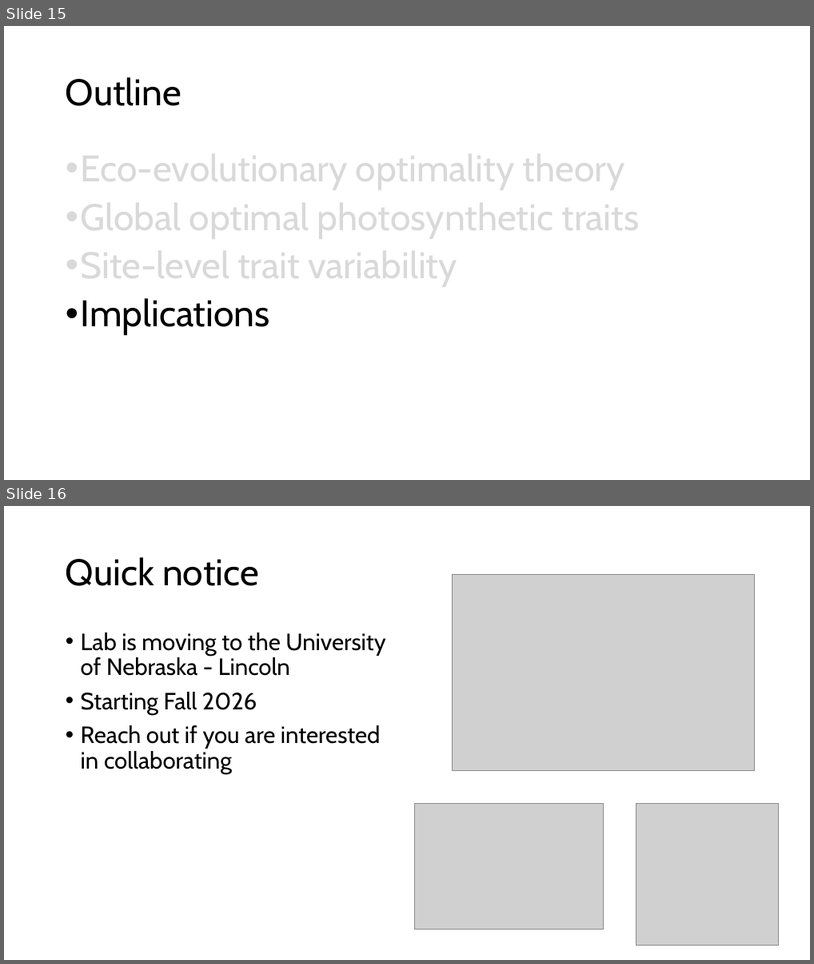
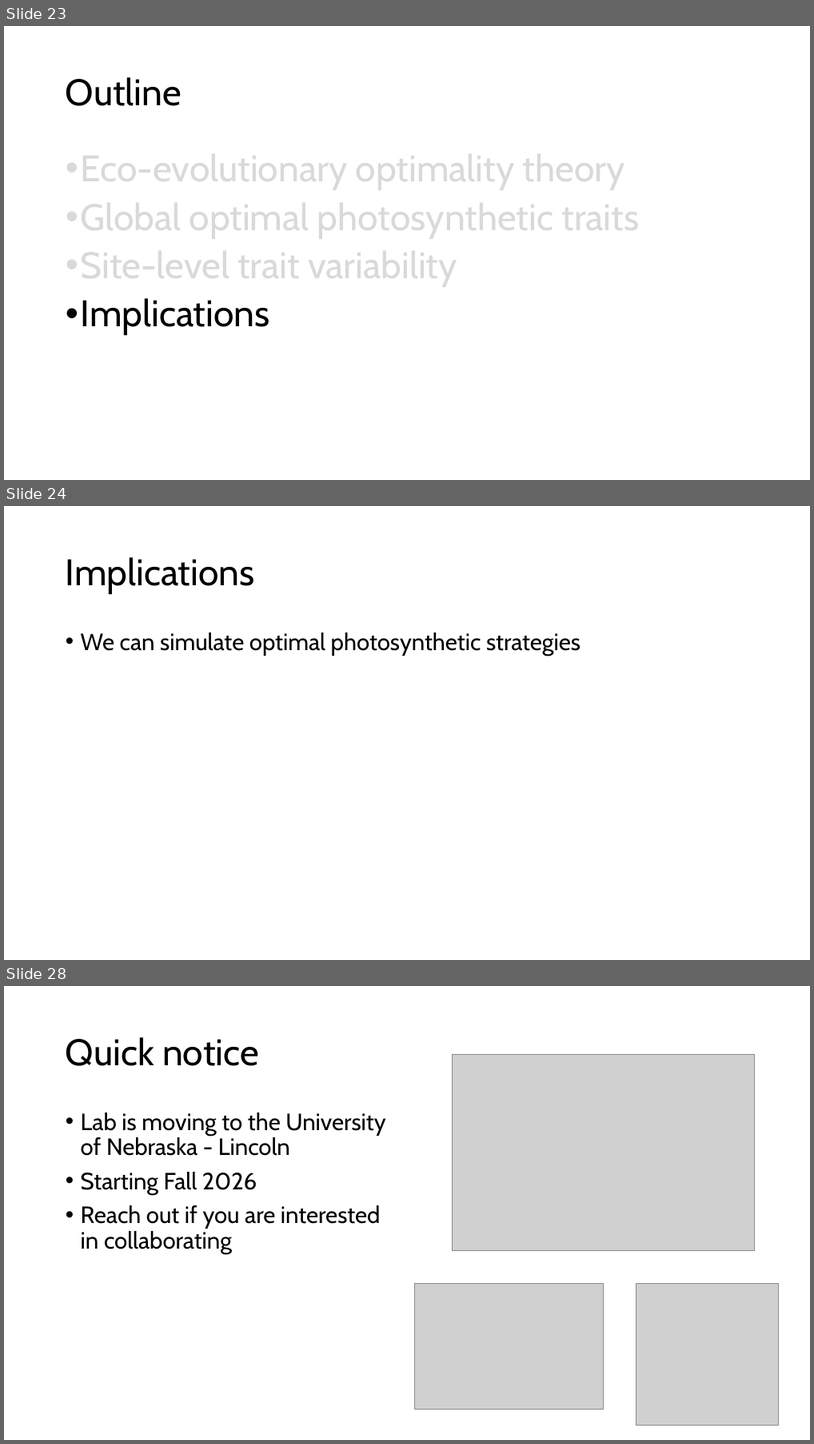
Before and after one commit to SmithEcophysLab/egu_2026, a slide deck: src/egu2026_optphoto_smith.pptx. Shown one above the other, each under a label of ours: slides 15 and 16 before the commit, slides 23, 24 and 28 after it; the slides between them are not shown. The pictures are 814x964 and 814x1444 pixels, drawn with LibreOffice and Linux fonts; fonts in the diff are those of the drawing; grey boxes stand for pictures. Boxes give left, top, right and bottom in pixels: in the first picture for what was removed or moved away, otherwise in the second. Text is boxed around its words. In the diff, an @@ line names an element or a change of style, - is before the commit and + after.

```diff
--- a/src/egu2026_optphoto_smith.pptx
+++ b/src/egu2026_optphoto_smith.pptx
@@ slide 24 added at bbox=[4, 506, 810, 960], background #FFFFFF @@
@@ title added at bbox=[66, 557, 255, 594], 44 pt, text #000000 @@
+Implications
@@ text added at bbox=[81, 632, 581, 656], 28 pt, text #000000 @@
+• We can simulate optimal photosynthetic strategies
@@ what was slide 15 is now slide 23 @@
@@ what was slide 16 is now slide 28 @@
```
Also in this commit, not shown: 2 slides changed, 12 other slides added, 1 other file.
